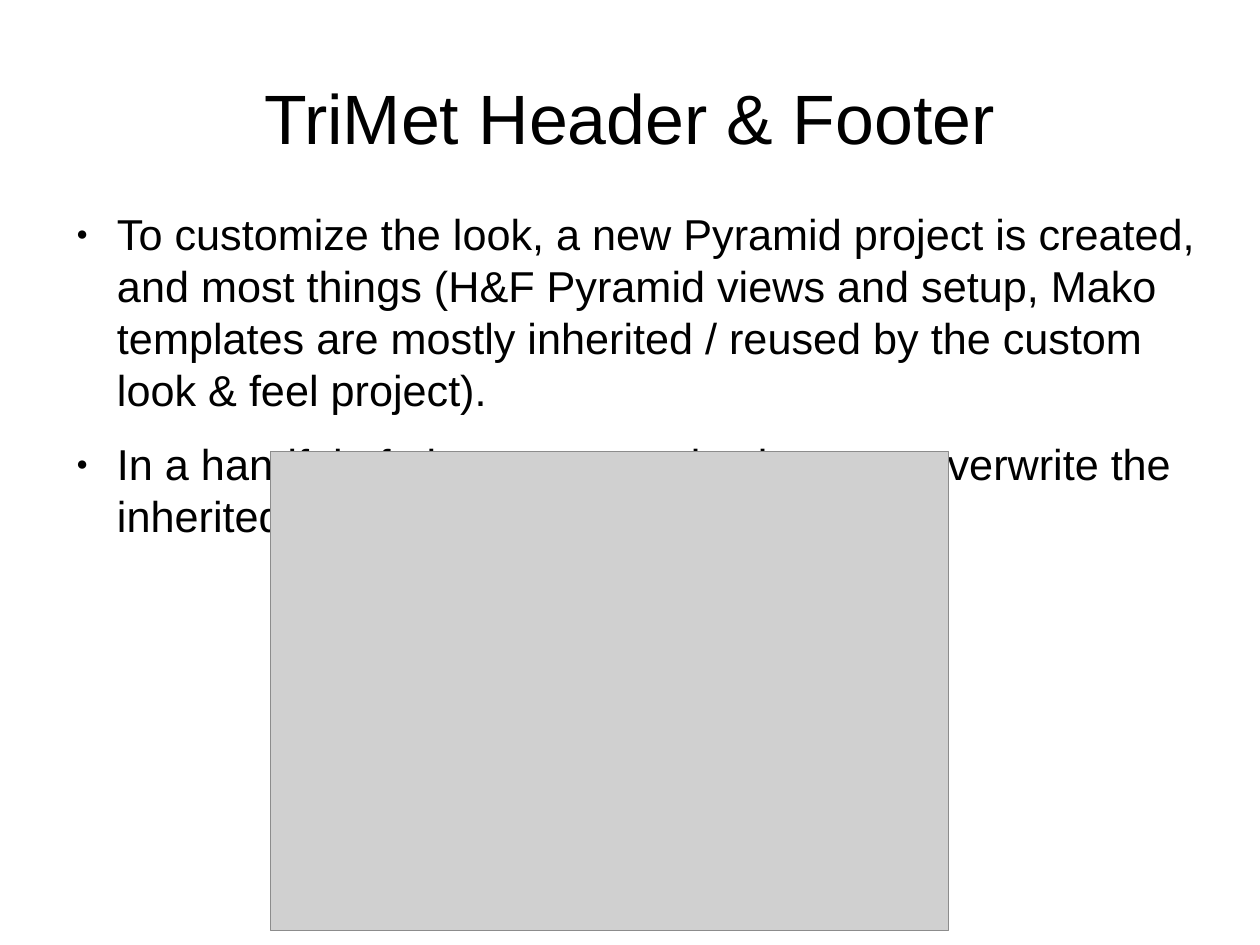
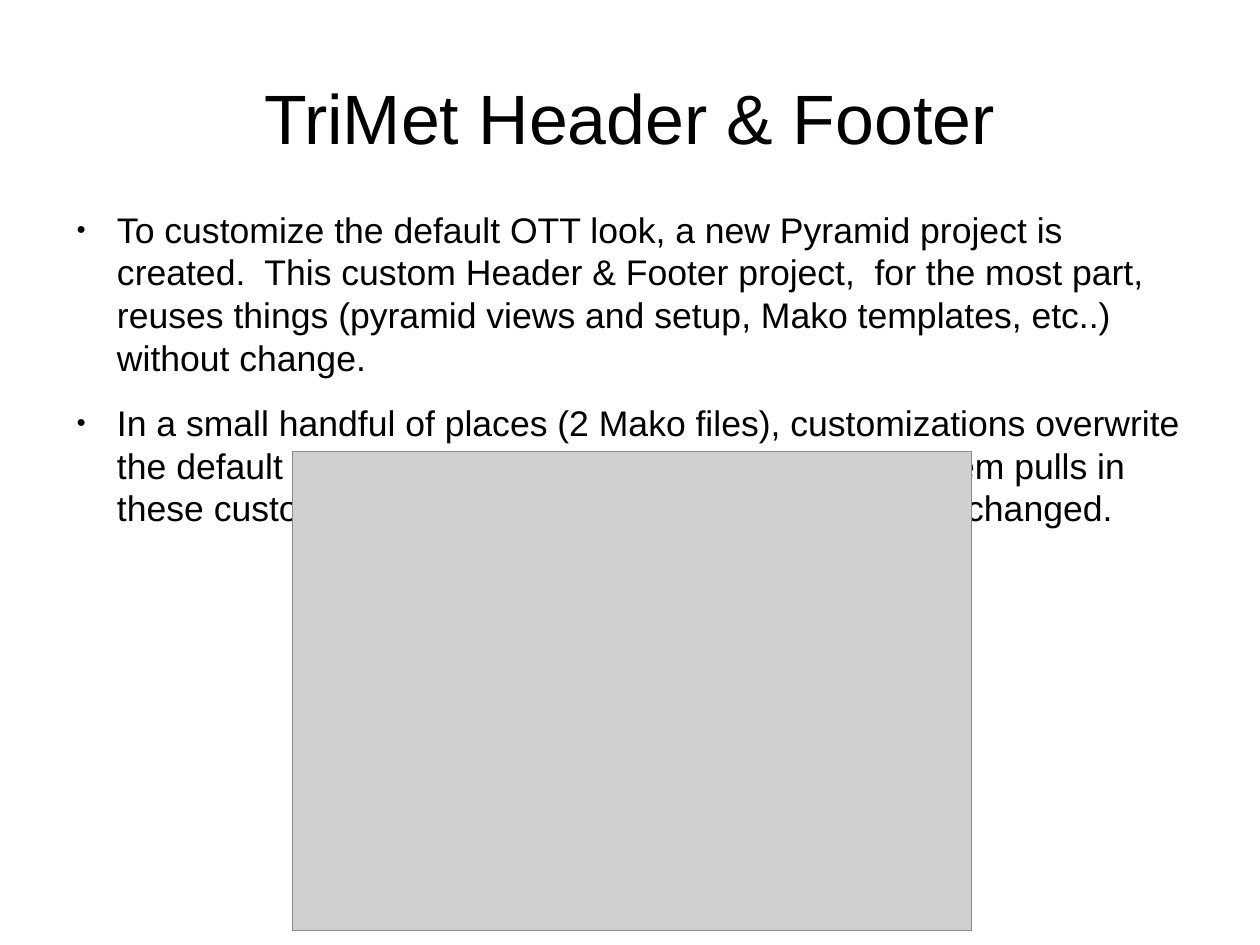
Before and after one commit to OpenTransitTools/view_header_footer, a slide deck: slide 6 of docs/SimpleExplaination.odp. Drawn at 1260x945 pixels with LibreOffice and Linux fonts; fonts in the diff are those of the drawing; grey boxes stand for pictures. Boxes give left, top, right and bottom in pixels: in the first picture for what was removed or moved away, otherwise in the second. Text is boxed around its words. In the diff, an @@ line names an element or a change of style, - is before the commit and + after.

```diff
--- a/docs/SimpleExplaination.odp
+++ b/docs/SimpleExplaination.odp
@@ text at bbox=[117, 217, 1179, 528]: text changed; size 27.2 to 22.4 pt @@
-● To customize the look, a new Pyramid project is created, and most things (H&F Pyramid views and setup, Mako templates are mostly inherited / reused by the custom look & feel project).
-● In a handful of places, customizations are overwrite the inherited Mako templates.
+● To customize the default OTT look, a new Pyramid project is created. This custom Header & Footer project, for the most part, reuses things (pyramid views and setup, Mako templates, etc..) without change.
+● In a small handful of places (2 Mako files), customizations overwrite the default OTT Mako templates. The base H&F system pulls in these customizations, and the look & feel is magically changed.
@@ picture: place and size @@
-picture at bbox=[271, 452, 950, 931]
+picture at bbox=[293, 452, 972, 931]
```
Also in this commit, not shown: 2 other slides changed, 1 other file.
